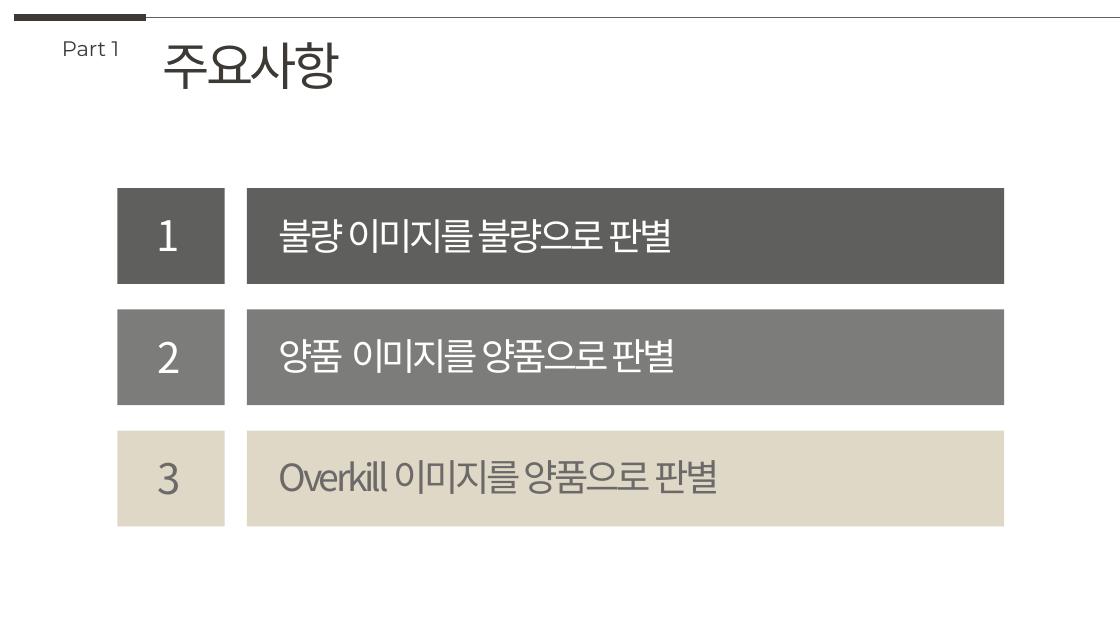
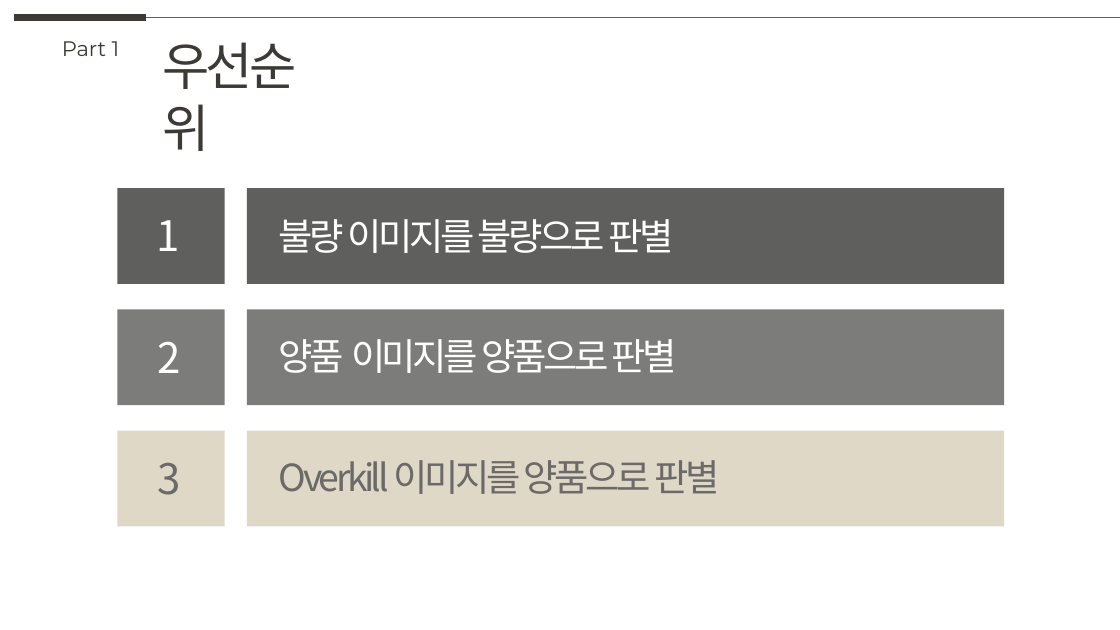
Before and after one commit to knudatascientists/lg-innotek-projects, a slide deck: slide 7 of docs/중간_보고서.pptx. Drawn at 1120x630 pixels with LibreOffice and Linux fonts; fonts in the diff are those of the drawing. Boxes give left, top, right and bottom in pixels: in the first picture for what was removed or moved away, otherwise in the second. Text is boxed around its words. In the diff, an @@ line names an element or a change of style, - is before the commit and + after.

```diff
--- a/docs/중간_보고서.pptx
+++ b/docs/중간_보고서.pptx
@@ text at (x1=162, y1=42, x2=297, y2=151): text changed @@
-주요사항
+우선순위
```
Also in this commit, not shown: 19 other slides changed, 13 slides added, 1 slide removed, 18 other files.
